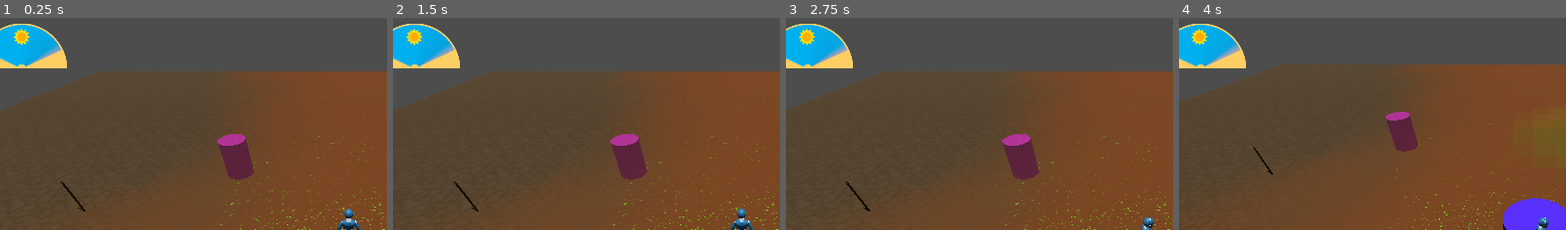
Above: before the commit, frames 1-4 (left to right).
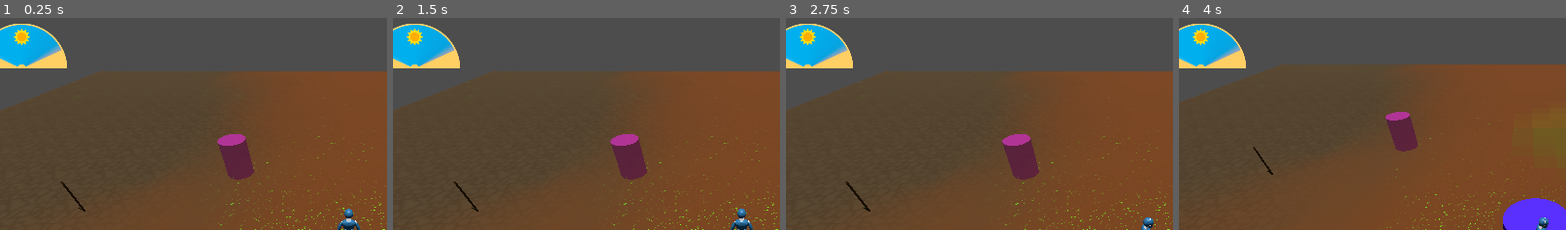
Above: after the commit, the same moments.

Repository: CapsCollective/sunflower
Game: Godot game, scene res://assets/common/scenes/game_world.tscn
Two runs of this game, one before a commit and one after it. Both use one fixed random seed, a clock stepped at 60 frames per second and the inputs below.
Inputs (mouse positions are % of the whole screen's width and height, from its top left):
- Up to frame 1 (0.25 s): no input
- Up to frame 2 (1.5 s): click (29, 95) at 0.5 s; click (34, 95) at 1.27 s
- Up to frame 3 (2.75 s): tap Enter at 2 s; move the mouse to (72, 44) at 2.02 s; press the mouse at (72, 44) at 2.03 s; hold D (move_right) from 2.03 s (still down)
- Up to frame 4 (4 s): tap Space at 2.75 s; move the mouse to (30, 54) at 2.77 s; release D (move_right) at 2.78 s; release the mouse at (30, 54) at 2.78 s; hold S (move_back) 2.78-3.53 s; click (30, 54) at 2.85 s; move the mouse to (60, 26) at 3.52 s; press the mouse at (60, 26) at 3.53 s; hold D (move_right) from 3.53 s (still down); tap Mouse wheel down (mouse_wheel_down) at 3.6 s
The pictures show only the part of the screen within x 5-55%, y 0-50%; the shares and areas given below are measured in that part.

The runs differ from the first frame. In frame 1, less than 0.1% of the frame differs, in the area x 3-8%, y 5-13%; in frame 2, less than 0.1%; in frame 3, 0.1%; in frame 4, 0.3%, in the area x 3-16%, y 5-23%.

Commit message:
Bind and balance time tick

Diff:
--- a/assets/actions/scripts/character_action_fertilize_soil.gd
+++ b/assets/actions/scripts/character_action_fertilize_soil.gd
@@ -6,3 +6,4 @@
 	GameManager.update_grid_attribute_for_current_zone(target_cell, GameManager.SoilAttr.NITROGEN, 0.1, 5)
 	if GameManager.get_item_count("fertilizer") <= 0:
 		GameManager.deselect_item()
+	GameManager.increment_time()
--- a/assets/actions/scripts/character_action_harvest_crop.gd
+++ b/assets/actions/scripts/character_action_harvest_crop.gd
@@ -20,3 +20,4 @@
 	crops.erase(cell)
 	crop_to_harvest.queue_free()
 	GameManager.change_energy(-5)
+	GameManager.increment_time()
--- a/assets/actions/scripts/character_action_plant_crop.gd
+++ b/assets/actions/scripts/character_action_plant_crop.gd
@@ -15,3 +15,4 @@
 	GameManager.plant_crop(plant_seed, target_cell)
 	if character is PlayerCharacter:
 		GameManager.change_item_count(plant_seed, -1)
+	GameManager.increment_time()
--- a/assets/common/scripts/game_manager.gd
+++ b/assets/common/scripts/game_manager.gd
@@ -1,7 +1,7 @@
 extends Node
 
 signal load_completed
-signal day_incremented
+signal time_incremented
 signal grid_updated
 signal current_zone_updated
 signal inventory_updated(item_id: String, value: int)
@@ -46,7 +46,7 @@
 
 func _shortcut_input(event):
 	if event.is_action_pressed("increment_day"):
-		increment_day()
+		increment_time()
 		get_viewport().set_input_as_handled()
 
 #region Zones
@@ -152,17 +152,18 @@
 func get_crop_in_current_zone(cell: Vector2i):
 	return get_crops_in_current_zone().get(cell)
 
-func increment_day():
-	Savegame.player.day += 1
-	if Savegame.player.energy < 30:
-		set_energy(30)
-	else:
-		change_energy(10)
+func rest():
+	increment_time()
+	change_energy(10)
+	if Savegame.player.energy >= 30:
 		change_health(5)
+	Savegame.save_file()
+
+func increment_time():
+	Savegame.player.time += 1
 	update_crops()
 	plant_weeds()
-	Savegame.save_file()
-	day_incremented.emit()
+	time_incremented.emit()
 
 func update_crops():
 	for zone_id in Savegame.zones.crops:
@@ -170,7 +171,7 @@
 			var crop_entry = get_crops_in_zone(zone_id)[crop_cell]
 			var crop_details: CropConfigRow = crops_dt.get_row(crop_entry.seed_id)
 			if crop_entry.health == 0:
-				if crop_entry.seed_id == "weed" && RandomNumberGenerator.new().randf() < 0.2:
+				if crop_entry.seed_id == "weed" && RandomNumberGenerator.new().randf() < 0.02:
 					decay_crop(crop_cell)
 					update_grid_attribute(zone_id, crop_cell, SoilAttr.NITROGEN, 0.2, 5)
 				continue
@@ -198,7 +199,7 @@
 					if Vector2(grid_cell).distance_to(other_crop) < min_dist:
 						valid = false
 						continue
-				if valid and RandomNumberGenerator.new().randf() < 0.05:
+				if valid and RandomNumberGenerator.new().randf() < 0.02:
 					plant_crop("weed", grid_cell)
 
 func get_crop_health(zone_id: String, cell: Vector2i, seed_id: String) -> float:
--- a/assets/crops/scripts/crop.gd
+++ b/assets/crops/scripts/crop.gd
@@ -9,7 +9,7 @@
 		$Outline.visible = mouse_over and GameManager.is_crop_harvestable(GameManager.current_zone.id, grid_cell)
 
 func _ready():
-	GameManager.day_incremented.connect(update_display)
+	GameManager.time_incremented.connect(update_display)
 
 func _input(event):
 	if (
--- a/assets/datatables/tables/crops_dt.tres
+++ b/assets/datatables/tables/crops_dt.tres
@@ -12,7 +12,7 @@
 [sub_resource type="Resource" id="Resource_rry7m"]
 script = ExtResource("1_kus3k")
 attribute = 0
-change = -0.1
+change = -0.02
 requirement = SubResource("Curve_jrosh")
 
 [sub_resource type="Curve" id="Curve_humno"]
@@ -22,7 +22,7 @@
 [sub_resource type="Resource" id="Resource_86ah0"]
 script = ExtResource("1_kus3k")
 attribute = 1
-change = 0.15
+change = 0.03
 requirement = SubResource("Curve_humno")
 
 [sub_resource type="Curve" id="Curve_5pv46"]
@@ -41,7 +41,7 @@
 name = "Beans"
 planting_radius = 0.5
 effect_radius = 4.0
-growth_required = 3.0
+growth_required = 12.0
 attributes = Array[ExtResource("1_kus3k")]([SubResource("Resource_rry7m"), SubResource("Resource_86ah0"), SubResource("Resource_asfnx")])
 mesh_planted = "res://assets/content/crops/models/beans/crop_beans_planted_mesh.res"
 mesh_growing = "res://assets/content/crops/models/beans/crop_beans_growing_mesh.res"
@@ -51,7 +51,7 @@
 [sub_resource type="Resource" id="Resource_flsdk"]
 script = ExtResource("1_kus3k")
 attribute = 0
-change = -0.1
+change = -0.02
 requirement = ExtResource("3_w0peh")
 
 [sub_resource type="Curve" id="Curve_u1hvp"]
@@ -61,7 +61,7 @@
 [sub_resource type="Resource" id="Resource_5ouad"]
 script = ExtResource("1_kus3k")
 attribute = 1
-change = -0.15
+change = -0.03
 requirement = SubResource("Curve_u1hvp")
 
 [sub_resource type="Curve" id="Curve_638ju"]
@@ -80,7 +80,7 @@
 name = "Cabbage"
 planting_radius = 1.5
 effect_radius = 5.0
-growth_required = 2.0
+growth_required = 8.0
 attributes = Array[ExtResource("1_kus3k")]([SubResource("Resource_flsdk"), SubResource("Resource_5ouad"), SubResource("Resource_lijbi")])
 mesh_planted = "res://assets/content/crops/models/sapling/crop_sapling_mesh.res"
 mesh_growing = "res://assets/content/crops/models/cabbage/crop_cabbage_growing_mesh.res"
@@ -94,7 +94,7 @@
 [sub_resource type="Resource" id="Resource_h3few"]
 script = ExtResource("1_kus3k")
 attribute = 0
-change = -0.15
+change = -0.03
 requirement = SubResource("Curve_hgdqf")
 
 [sub_resource type="Curve" id="Curve_igrab"]
@@ -104,7 +104,7 @@
 [sub_resource type="Resource" id="Resource_gvguh"]
 script = ExtResource("1_kus3k")
 attribute = 1
-change = -0.1
+change = -0.02
 requirement = SubResource("Curve_igrab")
 
 [sub_resource type="Curve" id="Curve_6qno0"]
@@ -114,7 +114,7 @@
 [sub_resource type="Resource" id="Resource_uo588"]
 script = ExtResource("1_kus3k")
 attribute = 2
-change = -0.1
+change = -0.015
 requirement = SubResource("Curve_6qno0")
 
 [sub_resource type="Resource" id="Resource_o6owo"]
@@ -123,7 +123,7 @@
 name = "Sunflower"
 planting_radius = 1.0
 effect_radius = 3.0
-growth_required = 3.0
+growth_required = 10.0
 attributes = Array[ExtResource("1_kus3k")]([SubResource("Resource_h3few"), SubResource("Resource_gvguh"), SubResource("Resource_uo588")])
 mesh_planted = "res://assets/content/crops/models/sapling/crop_sapling_mesh.res"
 mesh_growing = "res://assets/content/crops/models/sunflower/crop_sunflower_growing_mesh.res"
@@ -137,7 +137,7 @@
 [sub_resource type="Resource" id="Resource_gu36k"]
 script = ExtResource("1_kus3k")
 attribute = 0
-change = -0.05
+change = -0.01
 requirement = SubResource("Curve_dy0hc")
 
 [sub_resource type="Curve" id="Curve_gnk15"]
@@ -147,7 +147,7 @@
 [sub_resource type="Resource" id="Resource_lbs68"]
 script = ExtResource("1_kus3k")
 attribute = 1
-change = -0.1
+change = -0.02
 requirement = SubResource("Curve_gnk15")
 
 [sub_resource type="Curve" id="Curve_arkny"]
--- a/assets/menus/scripts/time_dial.gd
+++ b/assets/menus/scripts/time_dial.gd
@@ -2,7 +2,10 @@
 
 @onready var dial_disc: Sprite2D = %DialDisc
 
-# Called every frame. 'delta' is the elapsed time since the previous frame.
-func _process(delta: float) -> void:
-	dial_disc.rotate(-0.01 * delta)
+func _ready() -> void:
+	GameManager.time_incremented.connect(on_time_tick)
+	on_time_tick()
+
+func on_time_tick() -> void:
+	dial_disc.rotation_degrees = Savegame.player.time * 15
 	pass
--- a/assets/objects/scripts/bed.gd
+++ b/assets/objects/scripts/bed.gd
@@ -1,4 +1,4 @@
 class_name Bed extends ClickableStaticBody3D
 
 func on_click():
-	GameManager.increment_day()
+	GameManager.rest()
--- a/assets/persistence/player_data.gd
+++ b/assets/persistence/player_data.gd
@@ -1,14 +1,14 @@
 extends PersistentDataSection
 
 const PD_SECTION_PLAYER = "player"
-const PD_SECTION_PLAYER_DAY = "day"
+const PD_SECTION_PLAYER_TIME = "time"
 const PD_SECTION_PLAYER_INVENTORY = "inventory"
 const PD_SECTION_PLAYER_HOTBAR = "hotbar"
 const PD_SECTION_PLAYER_HEALTH = "health"
 const PD_SECTION_PLAYER_ENERGY = "energy"
 const PD_SECTION_PLAYER_WATER = "water"
 
-var day: int
+var time: int
 var inventory: Dictionary # <ItemId, ItemInfo>
 var hotbar: Array # Array[ItemId]
 var health: int
@@ -20,7 +20,7 @@
 
 func serialise() -> Dictionary:
 	return {
-		PD_SECTION_PLAYER_DAY: day,
+		PD_SECTION_PLAYER_TIME: time,
 		PD_SECTION_PLAYER_INVENTORY: inventory,
 		PD_SECTION_PLAYER_HOTBAR: hotbar,
 		PD_SECTION_PLAYER_HEALTH: health,
@@ -29,7 +29,7 @@
 	}
 
 func deserialise(data: Dictionary) -> DeserialisationResult:
-	day = data.get(PD_SECTION_PLAYER_DAY, 0)
+	time = data.get(PD_SECTION_PLAYER_TIME, 0)
 	inventory = data.get(PD_SECTION_PLAYER_INVENTORY, {})
 	hotbar = data.get(PD_SECTION_PLAYER_HOTBAR, [])
 	health = data.get(PD_SECTION_PLAYER_HEALTH, 100)
